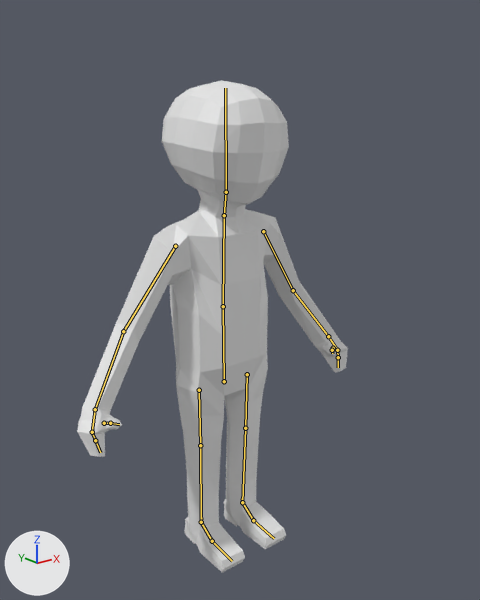
One commit to the Blender file Game/Assets/Models/Human/base.blend: the scene before it, then after it.
Both versions are drawn from a camera (50 mm lens) standing at (-11.23, -14.81, 13.75) and looking at (-0.04, -0.83, 8.16). The lights are fixed; the arrows at lower left show +X, +Y and +Z. The bones that bend it are drawn over the model as lines.
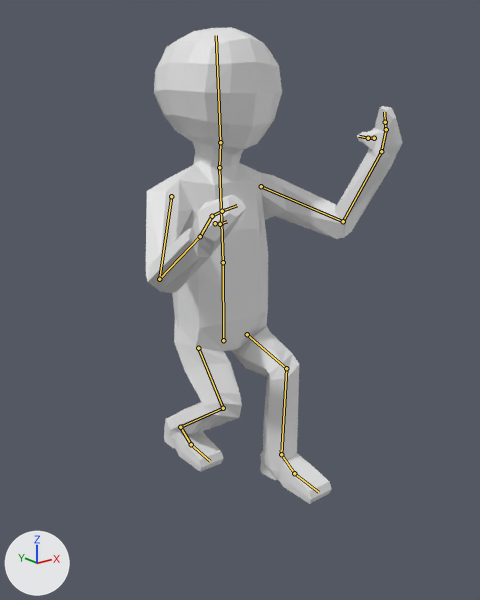
The newer file adds an action. The first version stands in its rest pose; the second is drawn at frame 40 of the action 'Jump'.

Pixel boxes (x1, y1, x2, y2) of what changed, in the pictures (480 x 600 px):
'Cube', posed: before (77, 80, 348, 573); after (146, 27, 402, 504)
bone 'Torso', root to tip: before (224, 381) to (223, 306); after (223, 340) to (223, 262)
bone 'Chest', root to tip: before (223, 306) to (224, 215); after (223, 262) to (219, 167)
bone 'Upper Arm.L', root to tip: before (263, 231) to (293, 290); after (261, 186) to (343, 221)
bone 'Lower Arm.L', root to tip: before (293, 290) to (328, 336); after (343, 221) to (381, 151)
bone 'Hand.L', root to tip: before (328, 336) to (337, 350); after (381, 151) to (386, 129)
bone 'Upper Arm.R', root to tip: before (175, 246) to (123, 331); after (171, 196) to (159, 279)
bone 'Lower Arm.R', root to tip: before (123, 331) to (95, 409); after (159, 279) to (200, 236)
bone 'Hand.R', root to tip: before (95, 409) to (92, 432); after (200, 236) to (212, 216)

What the commit changed:
Bone 'Root' (bone_root) moves from (0.0, 0.0, 0.0) to (0.0, 0.0, -2.12).
Bone 'Torso' (bone_torso) moves from (0.0, 0.0, 0.0) to (0.0, -0.79, 0.0).
Bone 'Chest' (bone_chest) turns from (0, 0, 0) to (0, 0, 4) degrees about its own x, y and z.
Bone 'Upper Arm.L' (bone_upper_arm_l) turns from (0, 0, 0) to (-3, -35, -64) degrees about its own x, y and z.
Bone 'Lower Arm.L' (bone_lower_arm_l) turns from (0, 0, 0) to (24, 0, -59) degrees about its own x, y and z.
Bone 'Hand.L' (bone_hand_l) turns from (0, 0, 0) to (4, 0, -3) degrees about its own x, y and z.
Bone 'Upper Arm.R' (bone_upper_arm_r) turns from (0, 0, 0) to (-3, 30, 37) degrees about its own x, y and z.
Bone 'Lower Arm.R' (bone_lower_arm_r) turns from (0, 0, 0) to (8, 33, 71) degrees about its own x, y and z.
Bone 'Hand.R' (bone_hand_r) turns from (0, 0, 0) to (-4, -52, 11) degrees about its own x, y and z.
Bone 'Leg Control.L' (bone_leg_control_l) moves from (0.0, 0.0, 0.0) to (0.0, 1.86, 0.54).
Bone 'Leg Control.R' (bone_leg_control_r) moves from (0.0, 0.0, 0.0) to (0.0, -1.05, 0.81).
